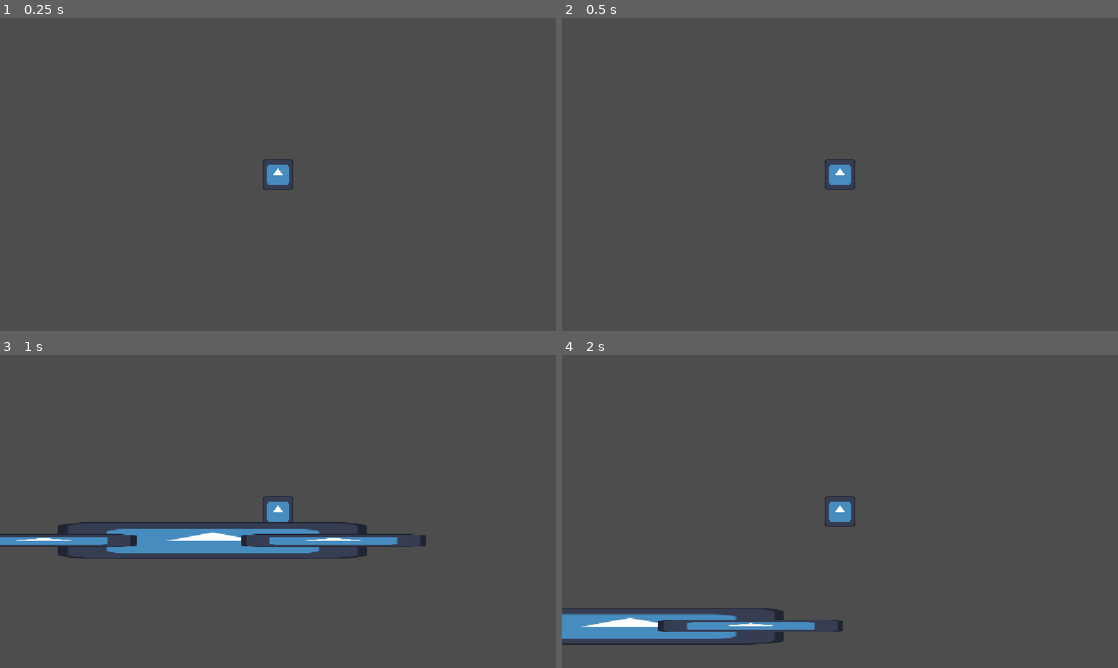
Above: before the commit, frames 1-4 (two rows, left to right).
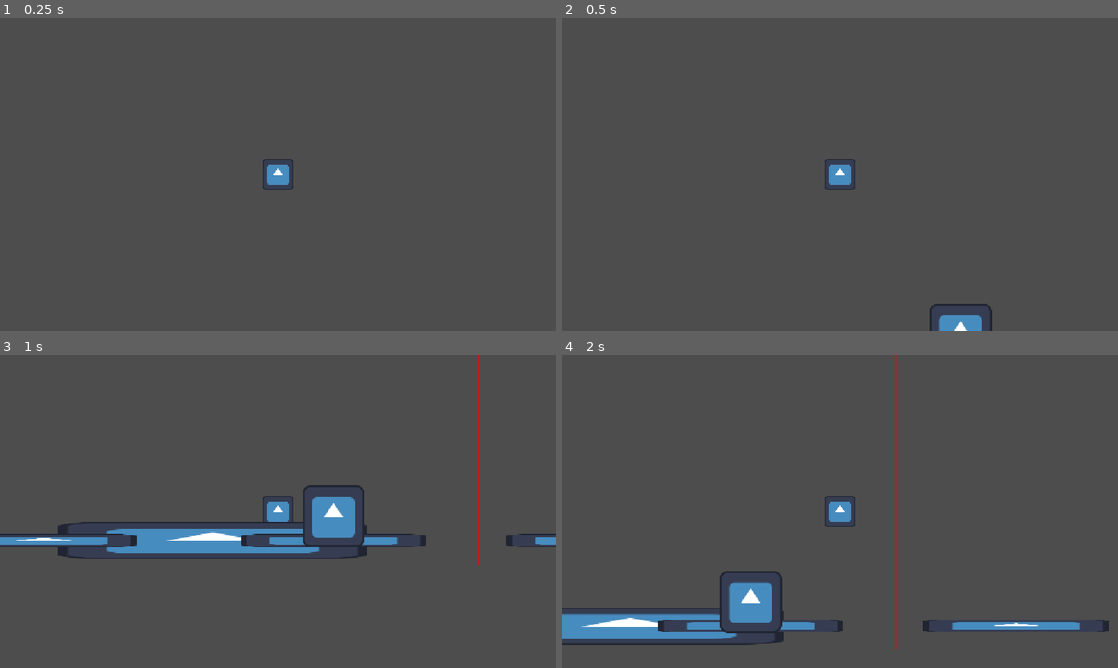
Above: after the commit, the same moments.

Repository: garegDoor/TomatoTamato
Game: Godot game, scene res://level_gen_test.tscn
Two runs of this game, one before a commit and one after it. Both use one fixed random seed, a clock stepped at 60 frames per second and the inputs below. The project has no main scene, so this scene is started directly. The engine's default icon, where the game draws it, is replaced by a stand-in: a white triangle on a blue panel in a dark square.
Inputs:
- Up to frame 1 (0.25 s): no input
- Up to frame 2 (0.5 s): no input
- Up to frame 3 (1 s): hold Right (ui_right) from 0.53 s (still down); tap Up (ui_up) at 0.77 s
- Up to frame 4 (2 s): keep holding Right (ui_right); tap Up (ui_up) at 1.52 s

Frame 1 is identical in both runs. In frame 2, 0.5% of the frame differs, in the area x 66-78%, y 91-100%; in frame 3, 1.8%; in frame 4, 2.4%, in the area x 28-99%, y 0-95%.

Commit message:
added obstacle generation + general cleanup

Diff:
--- a/tomato-tamato/LevelGenerator.gd
+++ b/tomato-tamato/LevelGenerator.gd
@@ -1,7 +1,6 @@
 extends Node2D
 
 
-@export var testTemplateScene: PackedScene
 @export var playerCharacter: Node2D
 @export var templates: Array[PackedScene] = []
 
@@ -30,18 +29,20 @@
 	if template == null:
 		printerr("Level Generator: Failed to pick a template!")
 		return
-	genObstacles(template)
 
 	var templateInstance = template.instantiate() # allocate memory
+	add_child(templateInstance) # add it to the hierarchy
 	templateInstance.global_position = Vector2(nextTemplateLocation, 0) # adjust position of new template
 	templateInstance.player = playerCharacter # give the template a reference to the player (for use with garbage collection)
+
+	genObstacles(templateInstance) # tell template to generate its obstacles
+
 	nextTemplateLocation += templateInstance.levelLength # update nextTemplateLocation
-	add_child(templateInstance) # add it to the hierarchy
 
 func pickTemplate() -> PackedScene:
 	var randTemplate = templates.pick_random()
 
 	return randTemplate
 
-func genObstacles(template: PackedScene) -> void:
-	pass
+func genObstacles(template: Node2D) -> void:
+	template.genObstacles()
--- a/tomato-tamato/LevelTemplate.gd
+++ b/tomato-tamato/LevelTemplate.gd
@@ -1,16 +1,16 @@
 extends Node2D
 
 @export var levelLength: float = 500
+@export var potentialObstacles: Array[PackedScene] = []
+@export var obstacleLocations: Array[Node2D] = []
 
 ## reference to player
-@export var player: Node2D
+var player: Node2D
 
 # Called when the node enters the scene tree for the first time.
 func _ready() -> void:
 	player = null
 	player = get_tree().get_first_node_in_group("player")
-
-	pass
 
 
 # Called every frame. 'delta' is the elapsed time since the previous frame.
@@ -21,6 +21,20 @@
 		# The player has gotten far enough away from this template so delete
 		deleteTemplate()
 
+func genObstacles() -> void:
+	print("A template was told to generate its obstacles!")
+	for obstacleLoc in obstacleLocations:
+		var obstacle = potentialObstacles.pick_random()
+		if obstacle == null: printerr("Level Template: Null obstacle generated!")
+		var obstacleInstance = obstacle.instantiate()
+		if obstacleInstance == null: printerr("Level Template: obstacle gen instantiate failed!")
+		add_child(obstacleInstance)
+
+		obstacleInstance.global_position = Vector2(obstacleLoc.global_position.x, obstacleLoc.global_position.y)
+
+
+		print("An Obstacle was generated!")
+
 func deleteTemplate() -> void:
 	print("A Level Template was deleted!")
 	queue_free()
--- a/tomato-tamato/level_gen_test.tscn
+++ b/tomato-tamato/level_gen_test.tscn
@@ -14,7 +14,7 @@
 script = ExtResource("1_utvj2")
 playerCharacter = NodePath("Test Player")
 templates = Array[PackedScene]([ExtResource("2_d2wjo")])
-margin = 100.0
+margin = 500.0
 
 [node name="Test Player" type="CharacterBody2D" parent="." unique_id=1746605111 groups=["player"]]
 position = Vector2(600, 100)
--- a/tomato-tamato/level_template_1.tscn
+++ b/tomato-tamato/level_template_1.tscn
@@ -2,14 +2,17 @@
 
 [ext_resource type="Texture2D" uid="uid://dd0tyrw3hfx4o" path="res://icon.svg" id="1_3m4cm"]
 [ext_resource type="Script" uid="uid://dvskujxcjceh" path="res://LevelTemplate.gd" id="1_13cnh"]
+[ext_resource type="PackedScene" uid="uid://bhpok6jxb0eh6" path="res://spike_obstacle.tscn" id="2_myf7l"]
 [ext_resource type="Script" uid="uid://dmmc1me08m5ai" path="res://template_end_of_level_line.gd" id="3_14r6o"]
 
 [sub_resource type="RectangleShape2D" id="RectangleShape2D_13cnh"]
 size = Vector2(24.933334, 20)
 
-[node name="Level Template 1" type="Node2D" unique_id=1658548185]
+[node name="Level Template 1" type="Node2D" unique_id=1658548185 node_paths=PackedStringArray("obstacleLocations")]
 script = ExtResource("1_13cnh")
 levelLength = 1150.0
+potentialObstacles = Array[PackedScene]([ExtResource("2_myf7l")])
+obstacleLocations = [NodePath("Obstacle Location")]
 
 [node name="Floor" type="StaticBody2D" parent="." unique_id=1893876332]
 position = Vector2(250, 600)
@@ -41,3 +44,6 @@
 script = ExtResource("3_14r6o")
 levelTemplate = NodePath("..")
 line_length = 650.0
+
+[node name="Obstacle Location" type="Node2D" parent="." unique_id=994142787]
+position = Vector2(850, 550)
--- /dev/null
+++ b/tomato-tamato/spike_obstacle.gd
@@ -0,0 +1,14 @@
+extends Node2D
+
+
+# Called when the node enters the scene tree for the first time.
+func _ready() -> void:
+	pass # Replace with function body.
+
+
+# Called every frame. 'delta' is the elapsed time since the previous frame.
+func _process(delta: float) -> void:
+	pass
+
+func playerDetected(body: Node2D) -> void:
+	print("Player hit spikes!")
--- /dev/null
+++ b/tomato-tamato/spike_obstacle.tscn
@@ -0,0 +1,20 @@
+[gd_scene format=3 uid="uid://bhpok6jxb0eh6"]
+
+[ext_resource type="Texture2D" uid="uid://dd0tyrw3hfx4o" path="res://icon.svg" id="1_72kyx"]
+[ext_resource type="Script" uid="uid://b6by7y3mwjmew" path="res://spike_obstacle.gd" id="1_o236f"]
+
+[sub_resource type="RectangleShape2D" id="RectangleShape2D_c21mv"]
+size = Vector2(128, 128)
+
+[node name="SpikeObstacle" type="Node2D" unique_id=974007832]
+script = ExtResource("1_o236f")
+
+[node name="Sprite2D" type="Sprite2D" parent="." unique_id=139285886]
+texture = ExtResource("1_72kyx")
+
+[node name="Area2D" type="Area2D" parent="." unique_id=1263574072]
+
+[node name="CollisionShape2D" type="CollisionShape2D" parent="Area2D" unique_id=1384624304]
+shape = SubResource("RectangleShape2D_c21mv")
+
+[connection signal="body_entered" from="Area2D" to="." method="playerDetected"]
Not shown, added: tomato-tamato/spike_obstacle.gd.uid
